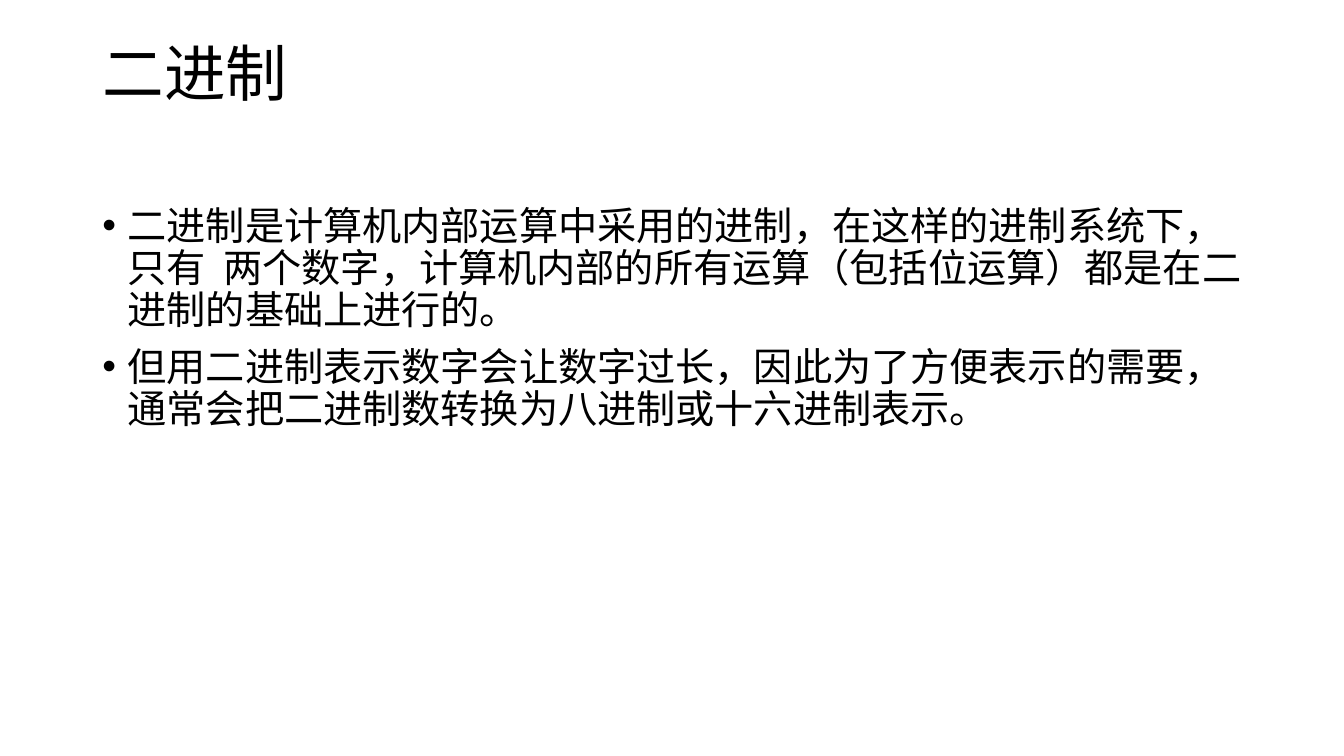
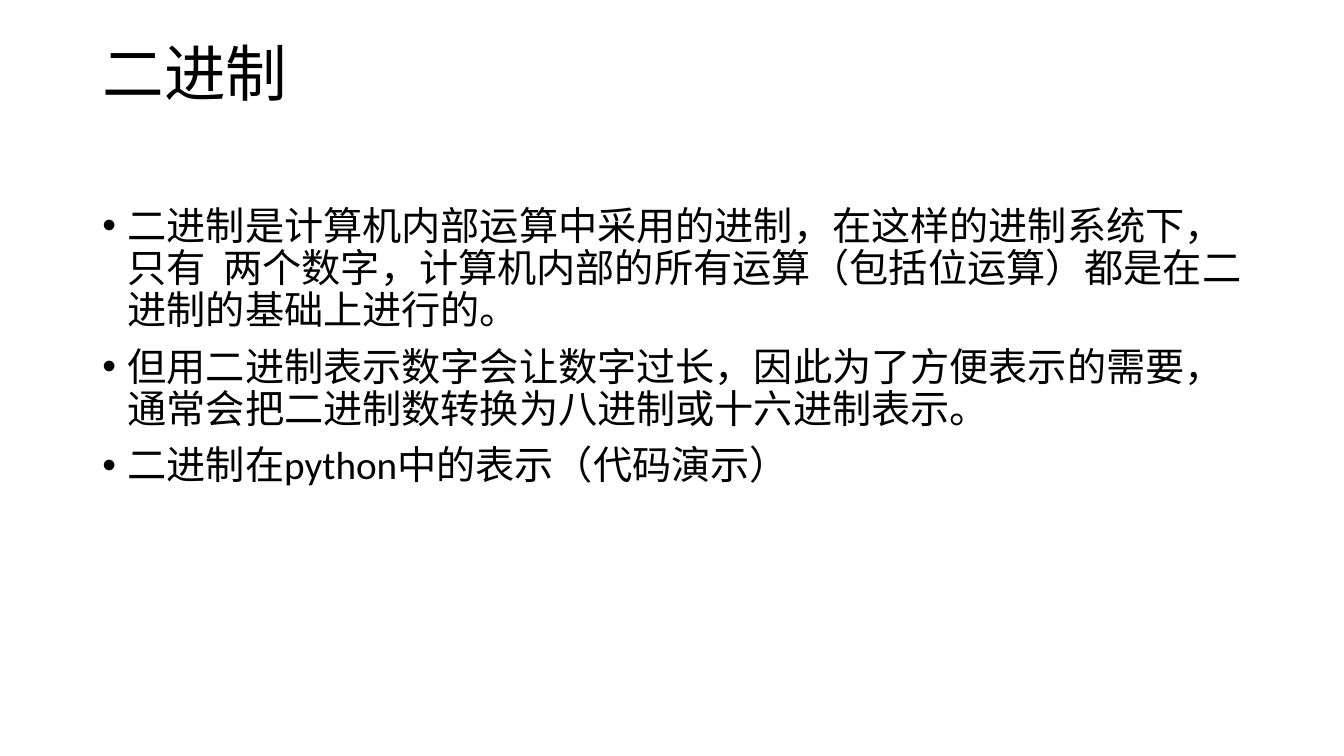
Before and after one commit to ztg-666/suanfa, a slide deck: slide 2 of 算法竞赛ppt/001_二进制和位运算.pptx. Drawn at 1344x756 pixels with LibreOffice and Linux fonts; fonts in the diff are those of the drawing. Boxes give left, top, right and bottom in pixels: in the first picture for what was removed or moved away, otherwise in the second. Text is boxed around its words. In the diff, an @@ line names an element or a change of style, - is before the commit and + after.

```diff
--- a/算法竞赛ppt/001_二进制和位运算.pptx
+++ b/算法竞赛ppt/001_二进制和位运算.pptx
@@ text at <box>128,445,789,486</box>: paragraph added @@
+• 二进制在python中的表示（代码演示）
```
Also in this commit, not shown: 3 other slides changed, 2 slides added, 2 slides removed, 3 other files.
